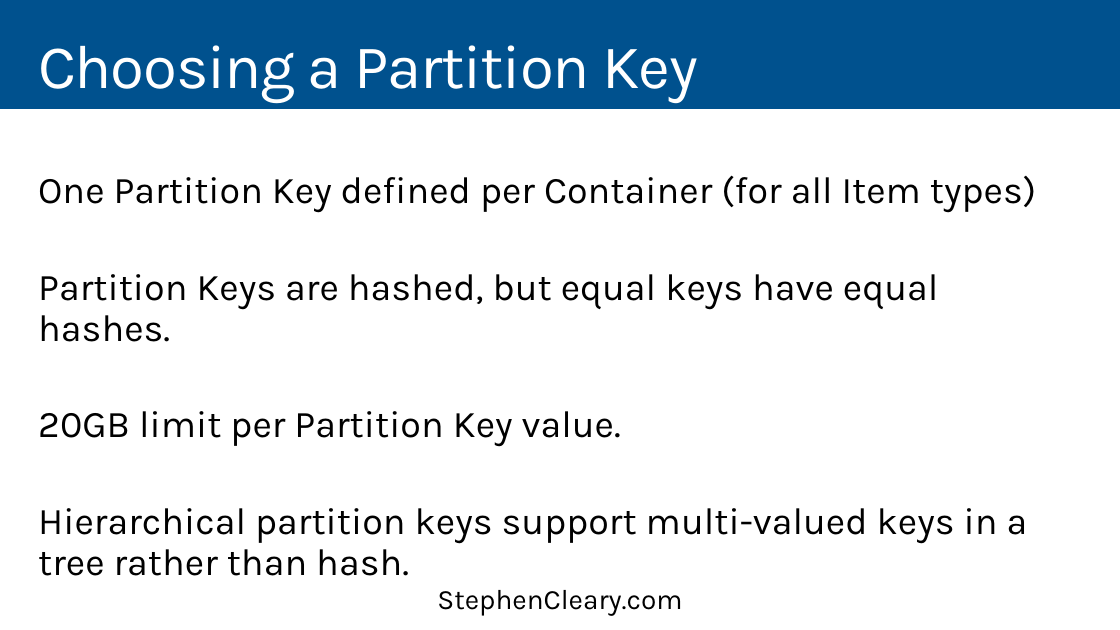
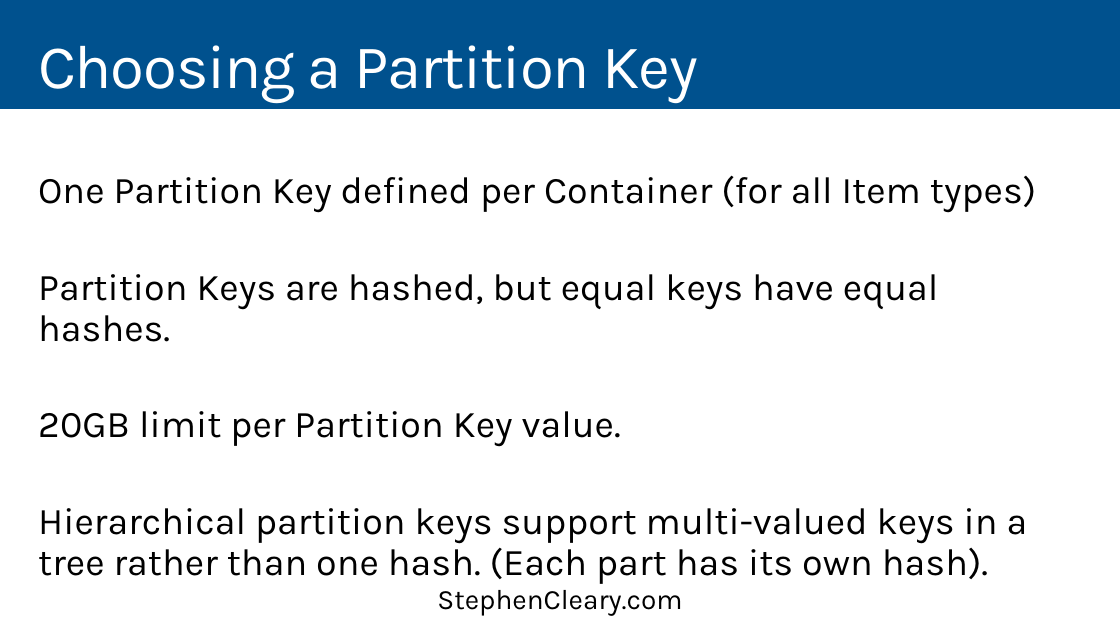
Before and after one commit to StephenCleary/Presentations, a slide deck: slide 37 of CosmosDB/CosmosDB - 16.9.pptx. Drawn at 1120x630 pixels with LibreOffice and Linux fonts; fonts in the diff are those of the drawing. Boxes give left, top, right and bottom in pixels: in the first picture for what was removed or moved away, otherwise in the second. Text is boxed around its words. In the diff, an @@ line names an element or a change of style, - is before the commit and + after.

```diff
--- a/CosmosDB/CosmosDB - 16.9.pptx
+++ b/CosmosDB/CosmosDB - 16.9.pptx
@@ text at [38,508,1028,579]: text changed @@
-Hierarchical partition keys support multi-valued keys in a tree rather than hash.
+Hierarchical partition keys support multi-valued keys in a tree rather than one hash. (Each part has its own hash).
```
Also in this commit, not shown: 15 other slides changed, 4 other files.
